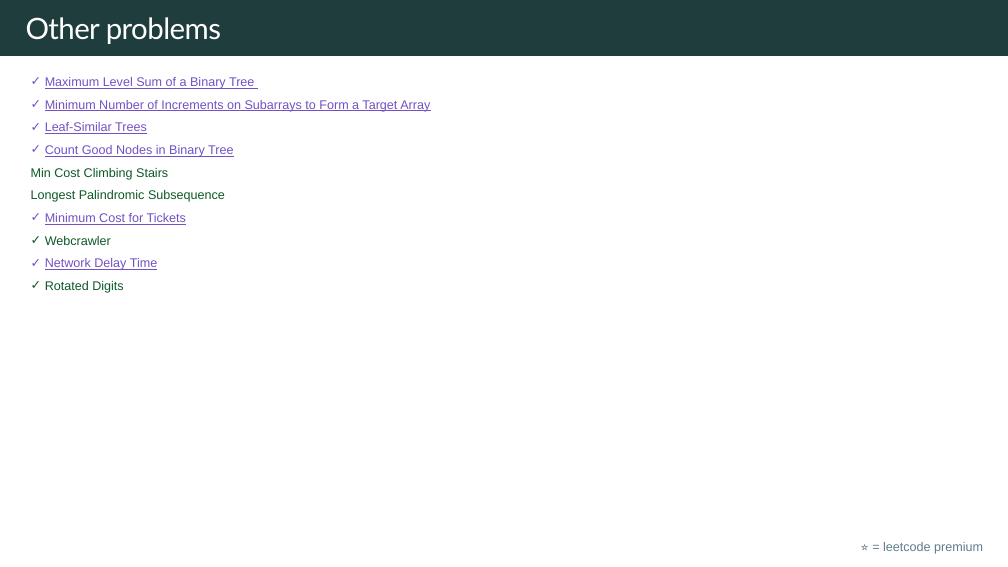
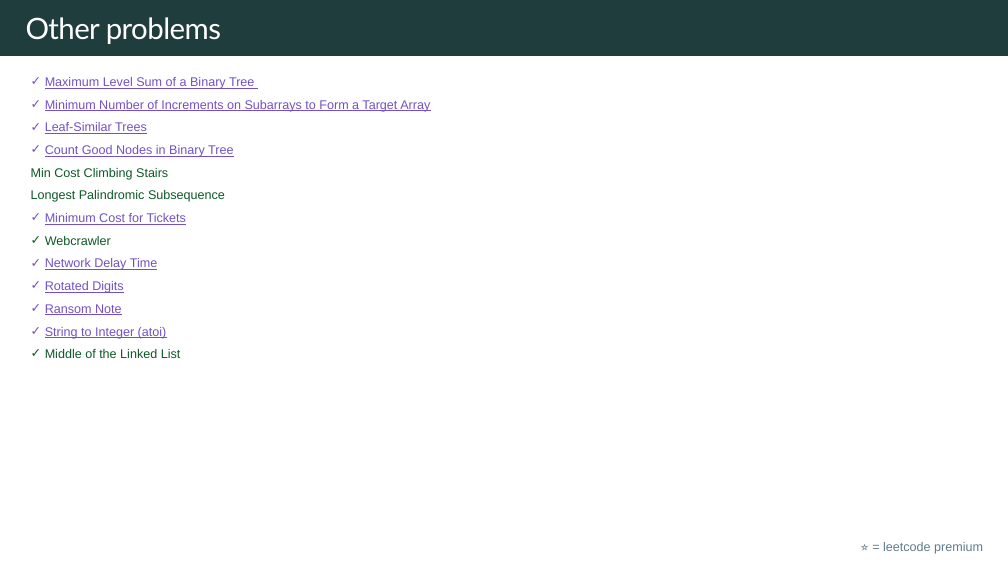
Before and after one commit to rfdavid/coding-interview-handbook-cpp, a slide deck: slide 7 of Algorithm and problem Solving Cheatsheet.pptm. Drawn at 1008x567 pixels with LibreOffice and Linux fonts; fonts in the diff are those of the drawing. Boxes give left, top, right and bottom in pixels: in the first picture for what was removed or moved away, otherwise in the second. Text is boxed around its words. In the diff, an @@ line names an element or a change of style, - is before the commit and + after.

```diff
--- a/Algorithm and problem Solving Cheatsheet.pptm
+++ b/Algorithm and problem Solving Cheatsheet.pptm
@@ text at bbox=[45, 281, 123, 293]: text colour #0F5829 to #7351C5, underline on in "Rotated Digits" @@
@@ text at bbox=[45, 304, 181, 358]: paragraphs added @@
+✓ Ransom Note
+✓ String to Integer (atoi)
+✓ Middle of the Linked List
```
Also in this commit, not shown: 21 other slides changed, 27 slides added, 14 other files.
